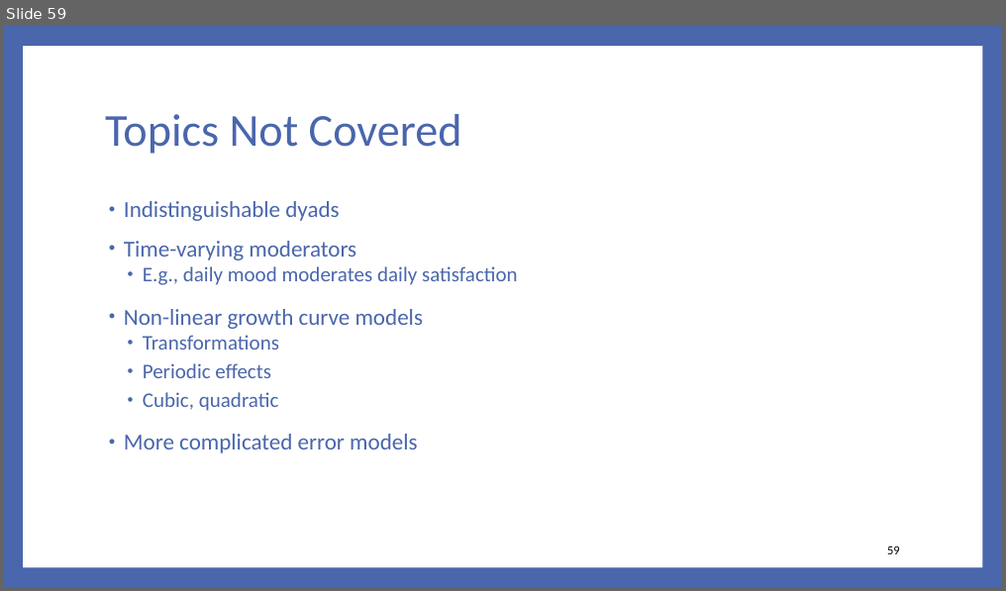
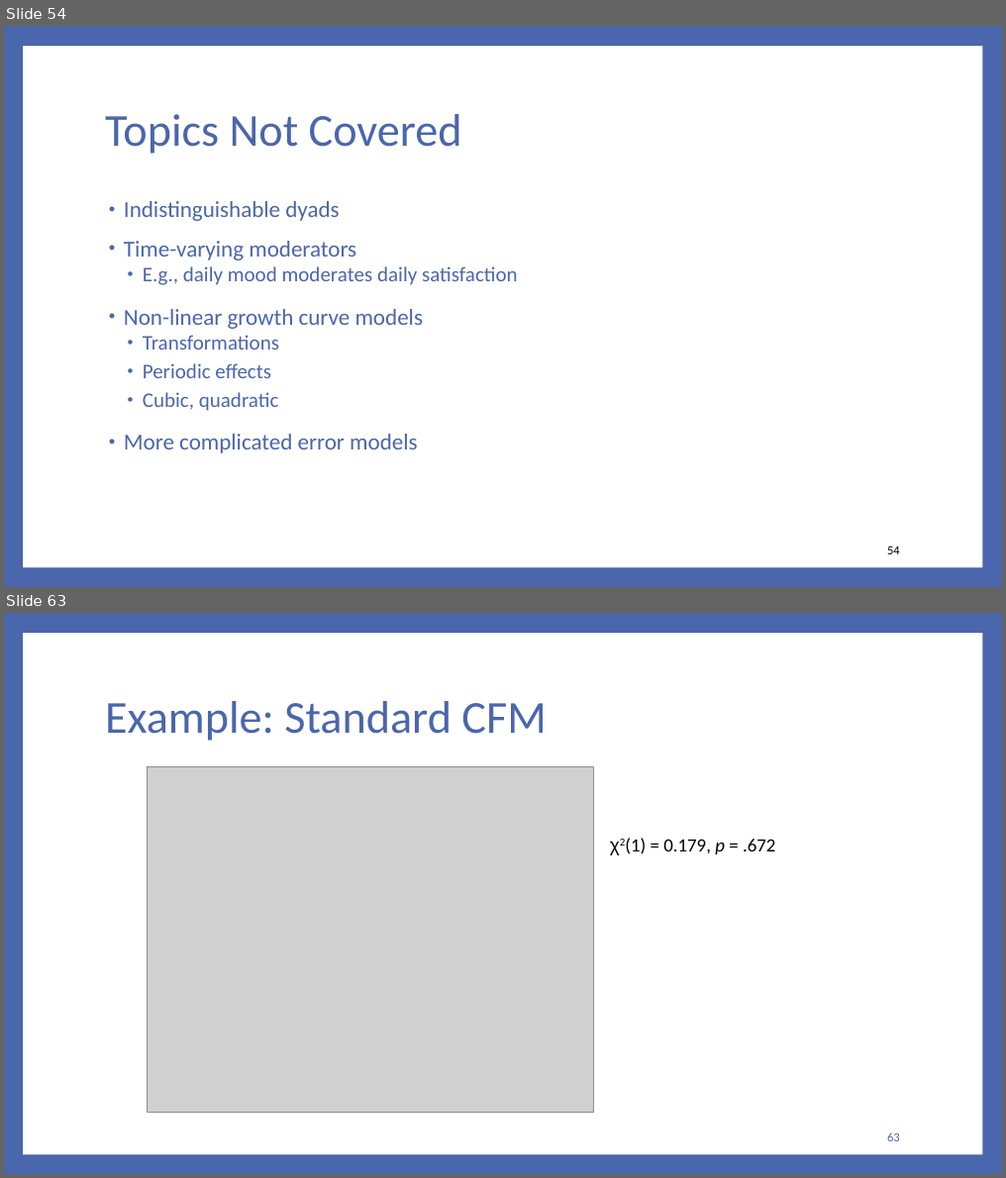
Before and after one commit to RandiLGarcia/2day-dyad-workshop, a slide deck: Day 2/Lecture Slides/Day 2 Slides.pptx. Shown one above the other, each under a label of ours: slide 59 before the commit, slides 54 and 63 after it; the slides between them are not shown. The pictures are 1006x591 and 1006x1178 pixels, drawn with LibreOffice and Linux fonts; fonts in the diff are those of the drawing; grey boxes stand for pictures. Boxes give left, top, right and bottom in pixels: in the first picture for what was removed or moved away, otherwise in the second. Text is boxed around its words. In the diff, an @@ line names an element or a change of style, - is before the commit and + after.

```diff
--- a/Day 2/Lecture Slides/Day 2 Slides.pptx
+++ b/Day 2/Lecture Slides/Day 2 Slides.pptx
@@ slide 63 added at box(4, 613, 1002, 1174), background #4A66AC; not listed: 1 template element that a slide beside it also shows @@
@@ title added at box(105, 701, 546, 741), 44 pt, text #4A66AC @@
+Example: Standard CFM
@@ picture added at box(147, 766, 594, 1112) @@
@@ text added at box(625, 838, 775, 855), 18 pt, text #000000 @@
+χ2(1) = 0.179, p = .672
@@ page number added at box(887, 1133, 900, 1142), 12 pt, text #4A66AC @@
+63
@@ what was slide 59 is now slide 54 @@
@@ page number at box(887, 547, 900, 555): text changed @@
-59
+54
```
Also in this commit, not shown: 6 slides changed, 14 other slides added, 4 slides removed, 47 other files.
